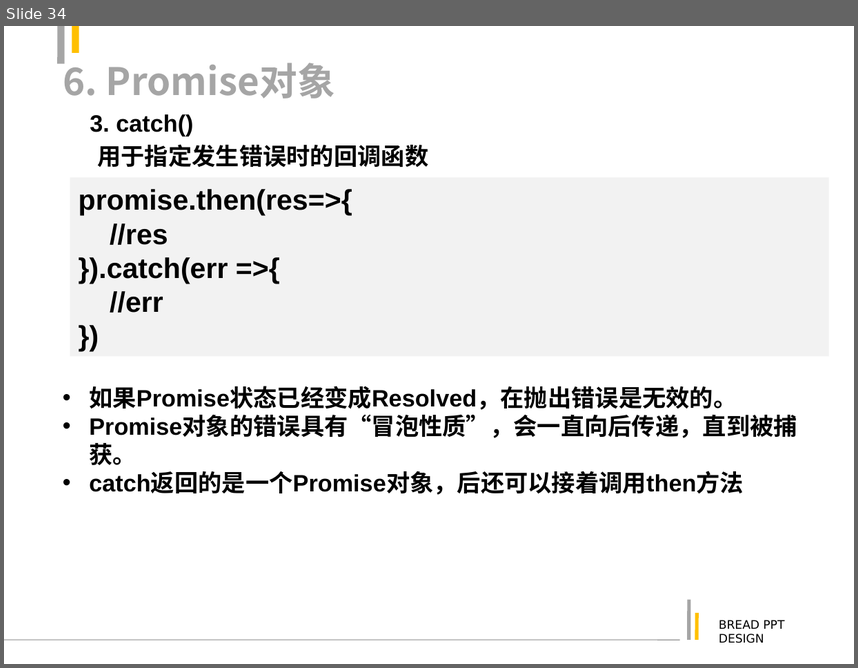
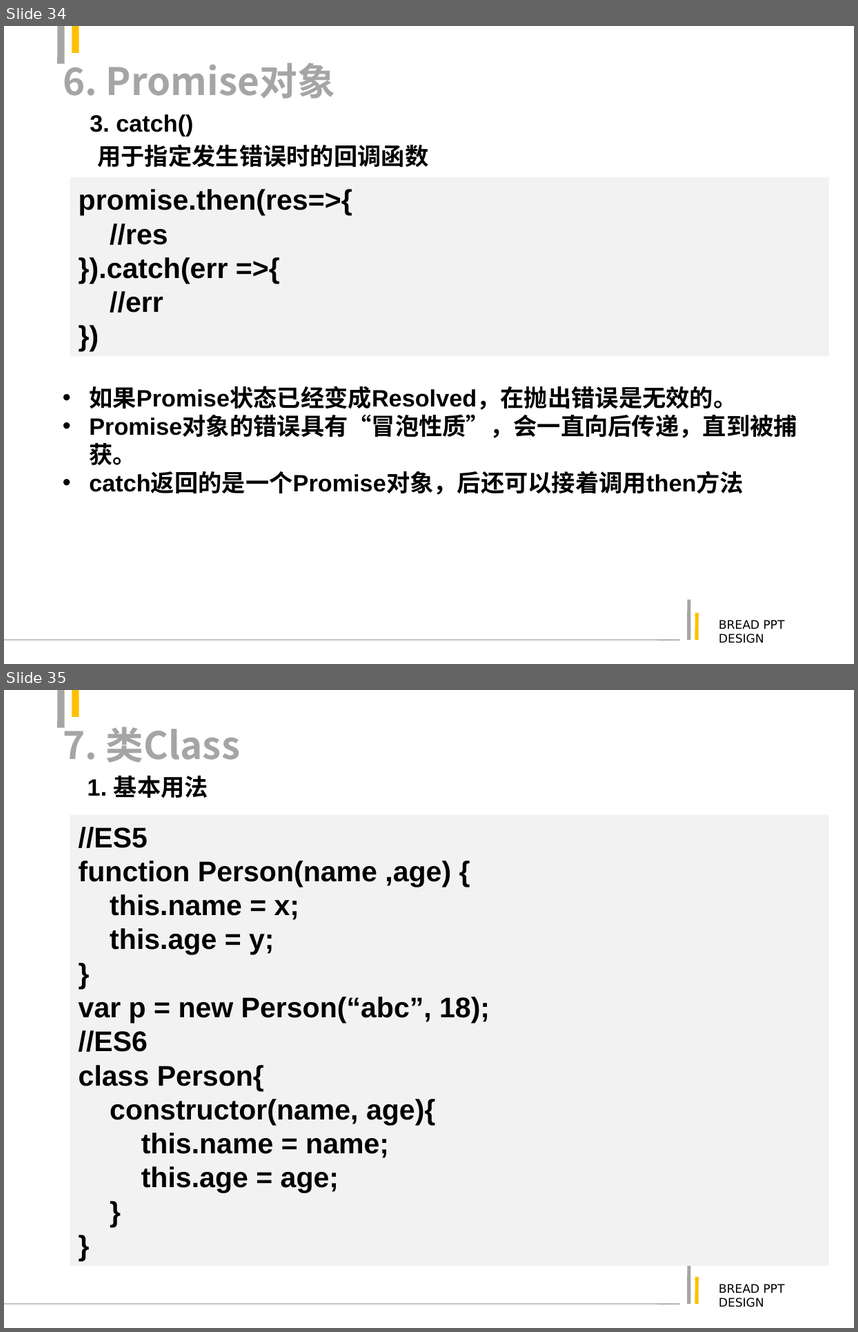
Before and after one commit to justforuse/psae-es6, a slide deck: es6.ppt. Shown one above the other, each under a label of ours: slide 34 before the commit, slides 34 and 35 after it. The pictures are 858x668 and 858x1332 pixels, drawn with LibreOffice and Linux fonts; fonts in the diff are those of the drawing. Boxes give left, top, right and bottom in pixels: in the first picture for what was removed or moved away, otherwise in the second. Text is boxed around its words. In the diff, an @@ line names an element or a change of style, - is before the commit and + after.

```diff
--- a/es6.ppt
+++ b/es6.ppt
@@ slide 35 added at (4, 690, 854, 1328), background #FFFFFF; not listed: 6 template elements that a slide beside it also shows @@
@@ title added at (63, 720, 241, 762), 32 pt, text #A5A5A5, bold @@
+7. 类Class
@@ text added at (87, 776, 208, 798), 20 pt, text #000000, bold @@
+1. 基本用法
@@ rectangle added at (70, 815, 829, 1265), fill #F2F2F2, 24 pt, text #000000, bold @@
+//ES5
+function Person(name ,age) {
+this.name = x;
+this.age = y;
+}
+var p = new Person(“abc”, 18);
+//ES6
+class Person{
+constructor(name, age){
+this.name = name;
+this.age = age;
+}
+}
```
Also in this commit, not shown: 3 slides changed, 13 other slides added, 5 other files.
